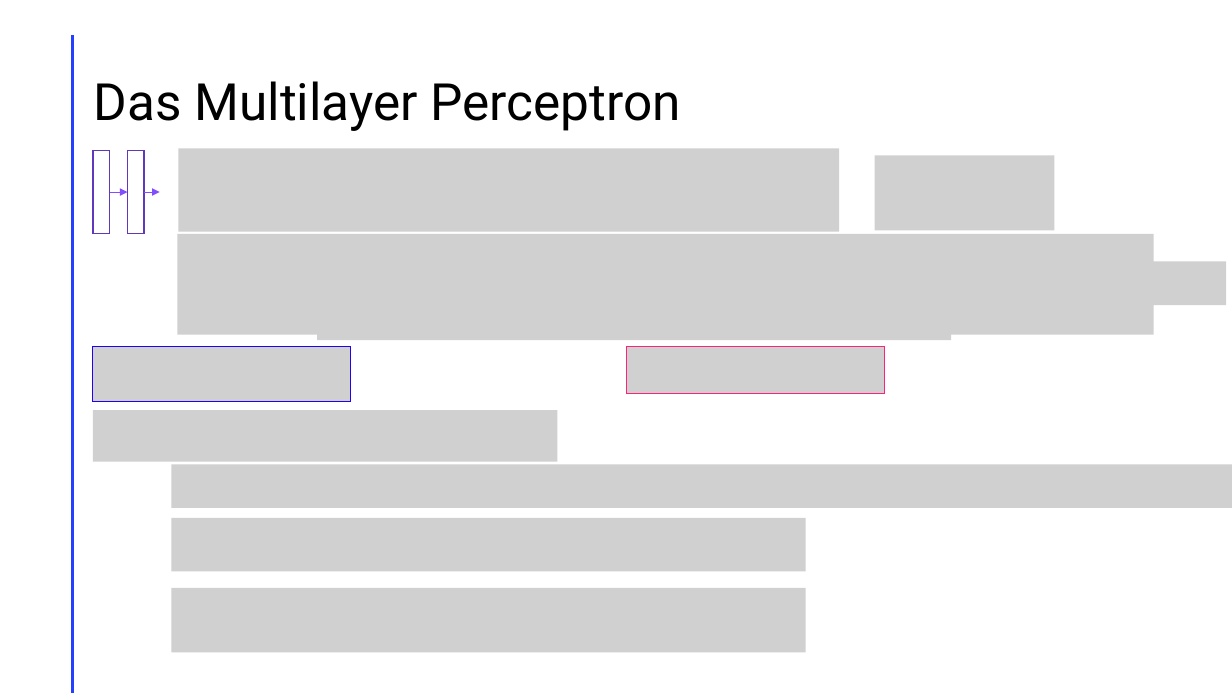
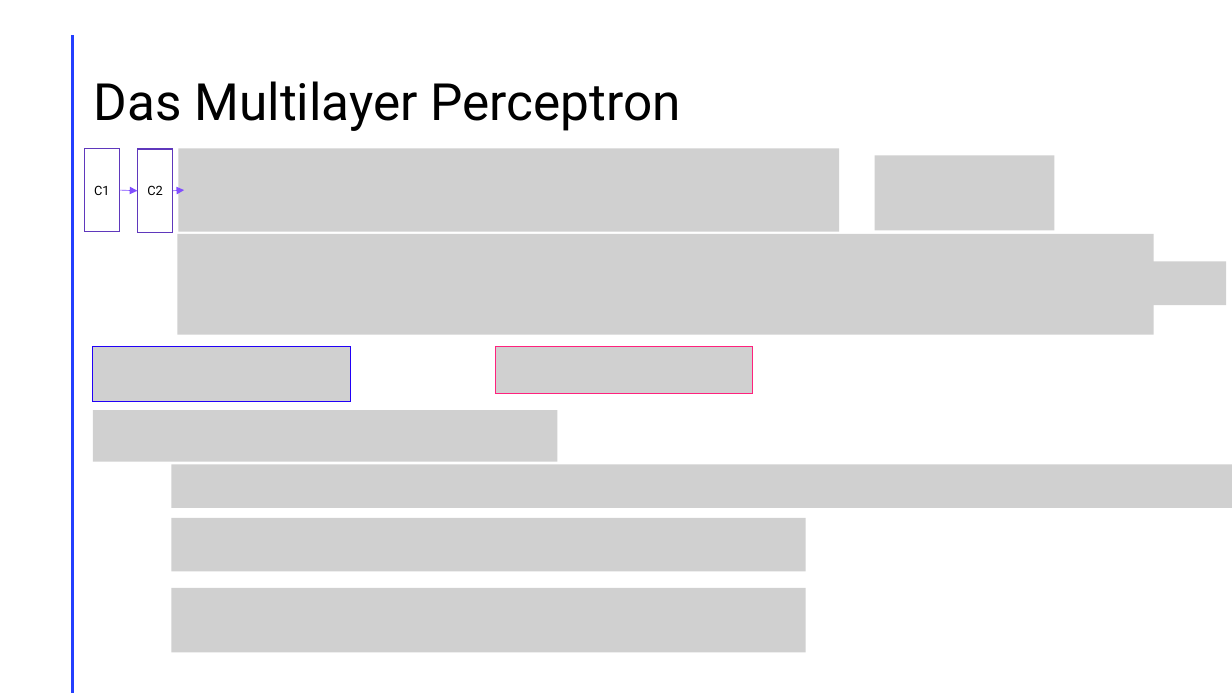
Before and after one commit to LeChummpy/PK, a slide deck: slide 15 of Präsi/präsi (3).pptx (slide 20 before the commit). Drawn at 1232x693 pixels with LibreOffice and Linux fonts; fonts in the diff are those of the drawing; grey boxes stand for pictures. Boxes give left, top, right and bottom in pixels: in the first picture for what was removed or moved away, otherwise in the second. Text is boxed around its words. In the diff, an @@ line names an element or a change of style, - is before the commit and + after.

```diff
--- a/Präsi/präsi (3).pptx
+++ b/Präsi/präsi (3).pptx
@@ rectangle added at [84, 149, 119, 232], outline #5F39BD 1 pt, 10 pt, text #000000 @@
+C1
@@ rectangle "C2": place and size @@
-rectangle "C2" at [128, 151, 144, 234]
+rectangle "C2" at [138, 149, 173, 232]
@@ rectangle removed at [93, 151, 110, 234] @@
@@ arrow moved from (110, 192) - (128, 192) to (119, 190) - (138, 190) @@
@@ text in rectangle at [147, 185, 163, 195]: text added @@
+C2
@@ arrow moved from (144, 192) - (160, 192) to (173, 190) - (184, 190) @@
@@ picture removed at [317, 300, 951, 340] @@
@@ picture: place and size @@
-picture at [627, 347, 884, 395]
+picture at [495, 347, 753, 395]
```
Also in this commit, not shown: 10 other slides changed, 3 slides added, 1 other file.
